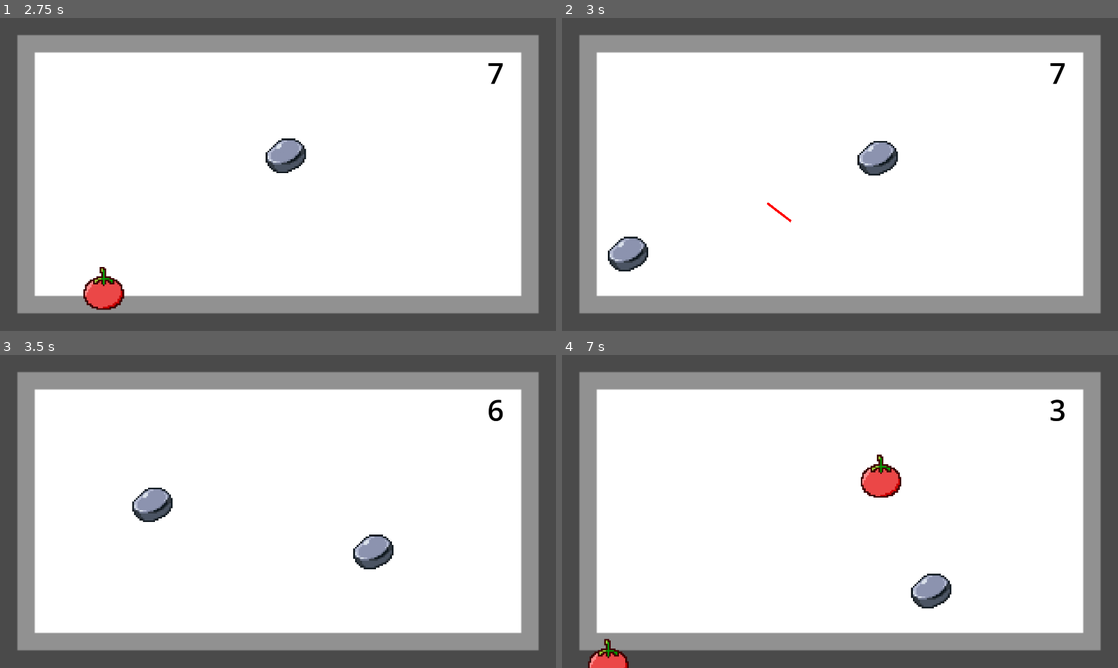
Above: before the commit, frames 1-4 (two rows, left to right).
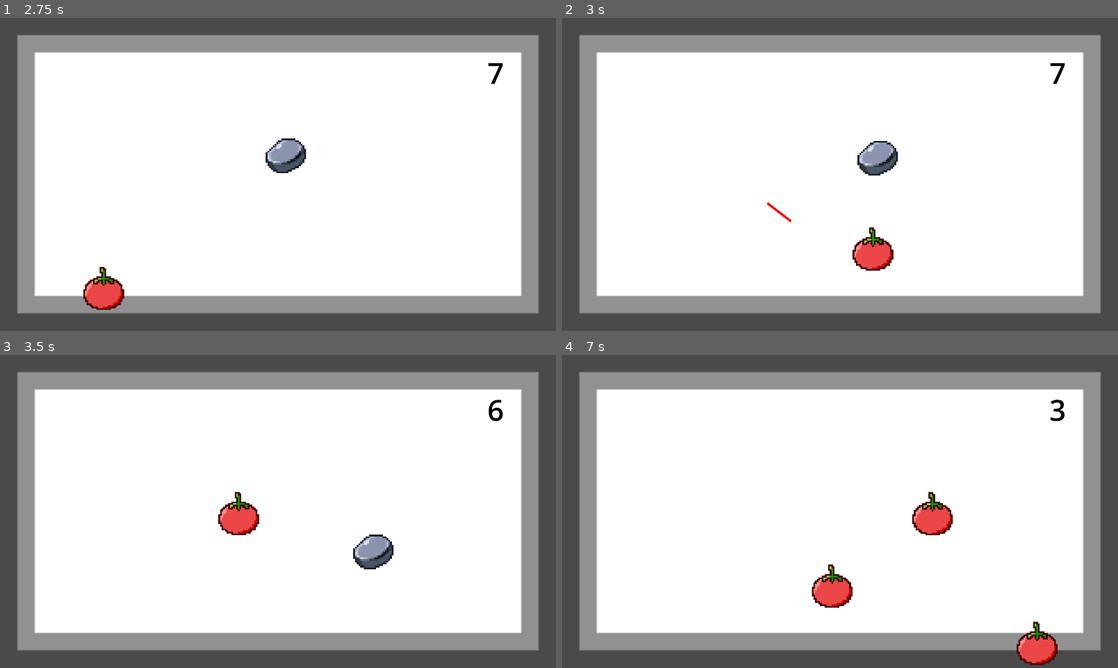
Above: after the commit, the same moments.

Repository: AlanLeo32/Rush---Dine
Game: Godot game, scene res://minigames/slicing/main.tscn
The game is run twice, just before and just after one commit, with the same random seed, the same clock (stepped at 60 frames per second) and the same inputs. This scene is started directly instead of the project's main scene.
Inputs (mouse positions are in pixels of both pictures, inside the frame that each line leads up to):
- Up to frame 1 (2.75 s): tap Enter (ui_accept) at 0.5, 0.77 s; move the mouse to (400, 158) at 0.52 s; hold Right (ui_right) 0.53-1.25 s; click (400, 158) at 0.67 s; drag from (166, 190) to (0, 21) at 1.27 s; move the mouse to (333, 105) at 2.02 s; hold Right (ui_right) from 2.03 s (still down); click (333, 105) at 2.17 s
- Up to frame 2 (3 s): release Right (ui_right) at 2.75 s; drag from (812, 237) to (673, 127) at 2.77 s
- Up to frame 3 (3.5 s): no input
- Up to frame 4 (7 s): move the mouse to (1006, 558) at 3.52 s; hold Left (ui_left) 3.53-4.25 s; click (1006, 558) at 3.67 s; tap Enter (ui_accept) at 3.77, 6.77 s; drag from (673, 464) to (562, 358) at 4.27 s; move the mouse to (867, 511) at 5.02 s; hold Down (ui_down) 5.03-5.75 s; click (867, 511) at 5.17 s; drag from (756, 433) to (728, 527) at 5.77 s; move the mouse to (962, 495) at 6.52 s; hold Up (ui_up) from 6.53 s (still down); click (962, 495) at 6.67 s

Frame 1 is identical in both runs. In frame 2, 1.3% of the frame differs, in the area x 8-60%, y 66-82%; in frame 3, 1.3%; in frame 4, 3.8%, in the area x 4-90%, y 31-100%.

Commit message:
integracionMinijuegos
Ya se integran los minijuegos del skillcheck y de ordenar cuando seleccionas cocinar. Se ejecutan en el orden que se encuentran en el array "minijuegos" de cada plato.

Diff:
--- a/rush-n-dine/Globales.gd
+++ b/rush-n-dine/Globales.gd
@@ -9,7 +9,11 @@
 var recursos_disponibles : Dictionary = {}
 var cant_colectables: int = 0
 var receta_actual = null
-var resultado_minijuego = {}
+var resultado_minijuego = {
+	"puntaje" = 0,
+	"receta" = null
+}
+var pos_minijuego_actual: int = 0
 
 
 func _ready():
@@ -27,7 +31,8 @@
 				"pescado": 1,
 			},
 			"minijuegos": [
-				"res://minigames/slicing/main.tscn"
+				"res://minigames/slicing/main.tscn",
+				"res://minigames/ordenar/main.tscn"
 			]
 		},
 		"pescado_asado2": {
@@ -39,7 +44,8 @@
 				"pescado": 1,
 			},
 			"minijuegos": [
-				"res://minigames/slicing/main.tscn"
+				"res://minigames/slicing/main.tscn",
+				"res://minigames/cooking/SkillCheck.tscn"
 			]
 		},
 				"pescado_asado3": {
@@ -111,3 +117,23 @@
 		"pescado3": {"nombre": "Pescado3", "cantidad": 3, "imagen": preload("res://Sprites/RecursoPrueba.jpg")},
 		"pescado4": {"nombre": "Pescado4", "cantidad": 3, "imagen": preload("res://Sprites/RecursoPrueba.jpg")},
 	}
+
+
+# logica_siguiente_minijuego()
+# Esta funcion estandariza la logica de pasar al siguiente minijuego
+# luego de que termina cada minijuego, para que no dependa del minijuego
+# en si, sino de los minijuegos que tiene cada receta.
+# Una vez que se terminan los minijuegos de esa receta, se vuelve a la noche.
+
+func logica_siguiente_minijuego():
+	var minijuegos = receta_actual["minijuegos"]
+
+	if pos_minijuego_actual >= minijuegos.size():
+		print("No hay otro minijuego a continuacion, volviendo al restaurante...")
+		get_tree().change_scene_to_file("res://noche.tscn")
+		pos_minijuego_actual = 0
+	else:
+		print("Minijuego actual: ", minijuegos[pos_minijuego_actual])
+		var ruta_escena_minijuego = minijuegos[pos_minijuego_actual]
+		pos_minijuego_actual += 1
+		get_tree().change_scene_to_file(ruta_escena_minijuego)
--- a/rush-n-dine/menu_cocinar.gd
+++ b/rush-n-dine/menu_cocinar.gd
@@ -27,15 +27,10 @@
 	var receta_data = Globales.recetas_desbloqueadas[disp_id]
 	#Selecciono el minijuego
 	if receta_data.has("minijuegos") and receta_data["minijuegos"].size() > 0:
-		var lista = receta_data["minijuegos"].duplicate()
-		lista.shuffle()
-		var minijuego_path = lista[0]
-
-		# Guardar datos si necesitás (por ejemplo, nombre de receta actual)
 		Globales.receta_actual = receta_data
 
 		# Cambiar a escena del minijuego
-		get_tree().change_scene_to_file(minijuego_path)
+		Globales.logica_siguiente_minijuego()
 	else:
 		push_error("La receta no tiene minijuegos definidos")
 
--- a/rush-n-dine/minigames/cooking/SkillCheck.gd
+++ b/rush-n-dine/minigames/cooking/SkillCheck.gd
@@ -63,8 +63,11 @@
 	var overlapping_areas = $Needle/StaticBody2D.get_overlapping_areas()
 	for area in overlapping_areas:
 		print("Tocando: ", area.name)
+	terminar_minijuego()
 
-
+func terminar_minijuego():
+	print('fin minijuego skillcheck')
+	Globales.logica_siguiente_minijuego()
 
 func _on_CheckTimer_timeout():
 	rotating = false
--- a/rush-n-dine/minigames/ordenar/main.gd
+++ b/rush-n-dine/minigames/ordenar/main.gd
@@ -60,6 +60,7 @@
 	#}
 	#Volver al juego principal
 	print('fin minijuego ordenar')
+	Globales.logica_siguiente_minijuego()
 	#get_tree().change_scene_to_file("res://noche.tscn")
 
 
--- a/rush-n-dine/minigames/slicing/main.gd
+++ b/rush-n-dine/minigames/slicing/main.gd
@@ -13,7 +13,7 @@
 
 func _on_spawn_timer_timeout():
 	var elem
-	if randf() < 0.5:
+	if randf() < 0.75:
 		elem = FRUIT_SCENE.instantiate()
 	else:
 		elem = ROCK_SCENE.instantiate()
@@ -23,16 +23,18 @@
 	var tiempo_restante = int($MinigameTimer.time_left)
 	$TimeLeftLabel.text = "%d" % tiempo_restante
 
+
 func terminar_minijuego():
 	var puntaje_final = slash.getPuntaje()
-
-	#Guardo el resultado
+	var puntaje_anterior = Globales.resultado_minijuego["puntaje"]
+	# ACTUALIZO el resultado, ya que no puedo saber
+	# Si hubo otro minijuego antes de este o no
 	Globales.resultado_minijuego = {
-		"puntaje": puntaje_final,
+		"puntaje": puntaje_final + puntaje_anterior,
 		"receta": Globales.receta_actual
 	}
-	#Volver al juego principal
-	get_tree().change_scene_to_file("res://noche.tscn")
+
+	Globales.logica_siguiente_minijuego()
 
 
 func _on_minigame_timer_timeout() -> void:
--- a/rush-n-dine/minigames/slicing/slash.gd
+++ b/rush-n-dine/minigames/slicing/slash.gd
@@ -58,7 +58,8 @@
 				if obj.is_in_group("Fruta"):
 					puntaje += 1
 				else:
-					puntaje -= 1
+					if puntaje >= 0:
+						puntaje -= 1
 				print('Direccion del corte: ' + dir)
 				elimina_fruta(obj)
 	else:
--- a/rush-n-dine/noche.gd
+++ b/rush-n-dine/noche.gd
@@ -13,13 +13,13 @@
 	$Timer.timeout.connect(_on_timer_timeout)
 
 	#Logica para obtener resultados de minijuego
-	if Globales.resultado_minijuego.size() > 0:
+	if Globales.resultado_minijuego["receta"]:
 		procesar_resultado_minijuego(Globales.resultado_minijuego)
 		Globales.resultado_minijuego = {}  # lo limpiás para el siguiente minijuego
 
 func procesar_resultado_minijuego(resultado):
-	var puntaje = resultado.get("puntaje", 0)
-	var receta = resultado.get("receta", null)
+	var puntaje = resultado["puntaje"]
+	var receta = resultado["receta"]
 
 	print("¡Completaste el minijuego para:", receta.nombre)
 	print("Puntaje:", puntaje)
